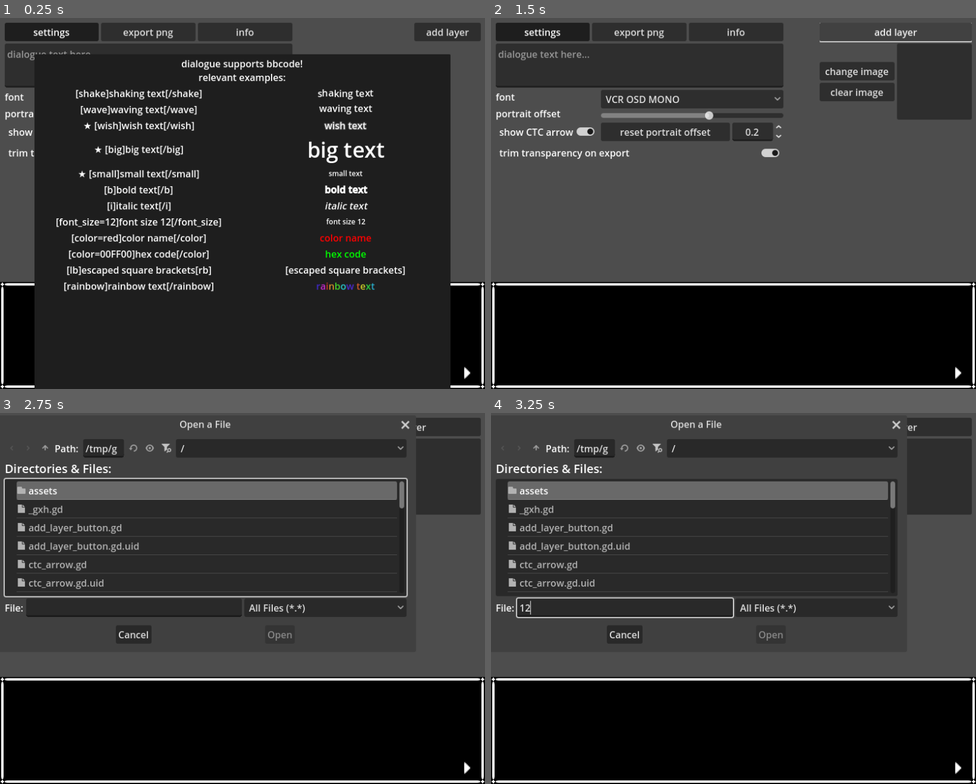
Above: before the commit, frames 1-4 (two rows, left to right).
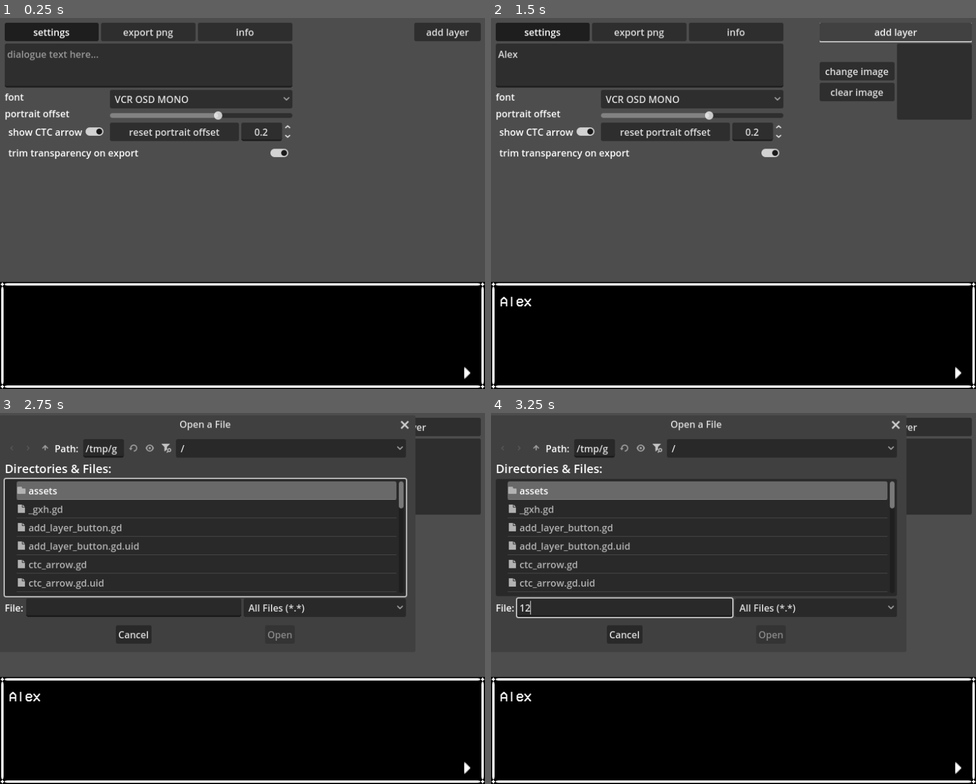
Above: after the commit, the same moments.

Repository: goldstargloww/custom-isat-dialogue-maker
Game: Godot game, scene res://main.tscn
Two runs of this game, one before a commit and one after it. Both use one fixed random seed, a clock stepped at 60 frames per second and the inputs below.
Inputs (mouse positions are in pixels of both pictures, inside the frame that each line leads up to):
- Up to frame 1 (0.25 s): no input
- Up to frame 2 (1.5 s): click (641, 66) at 0.52 s; type "Alex" at 0.6 s; click "add layer" at 1.25 s
- Up to frame 3 (2.75 s): click "change image" at 2 s
- Up to frame 4 (3.25 s): click (626, 605) at 2.77 s; type "12" at 2.85 s

The runs differ from the first frame. In frame 1, 69% of the frame differs, in the area x 7-93%, y 9-100%; in frame 2, 0.3%; in frame 3, 0.4%; in frame 4, 0.3%.

Commit message:
png dialog exports forces png file type

Diff:
--- a/main.tscn
+++ b/main.tscn
@@ -265,6 +265,7 @@
 
 [node name="ExportPNGDialog" type="FileDialog" parent="."]
 access = 2
+filters = PackedStringArray("*.png")
 use_native_dialog = true
 script = ExtResource("11_efxa6")
 
@@ -272,7 +273,6 @@
 transparent_bg = false
 initial_position = 1
 size = Vector2i(700, 501)
-visible = true
 always_on_top = true
 transparent = false
 theme_override_styles/panel = SubResource("StyleBoxFlat_dg77c")
